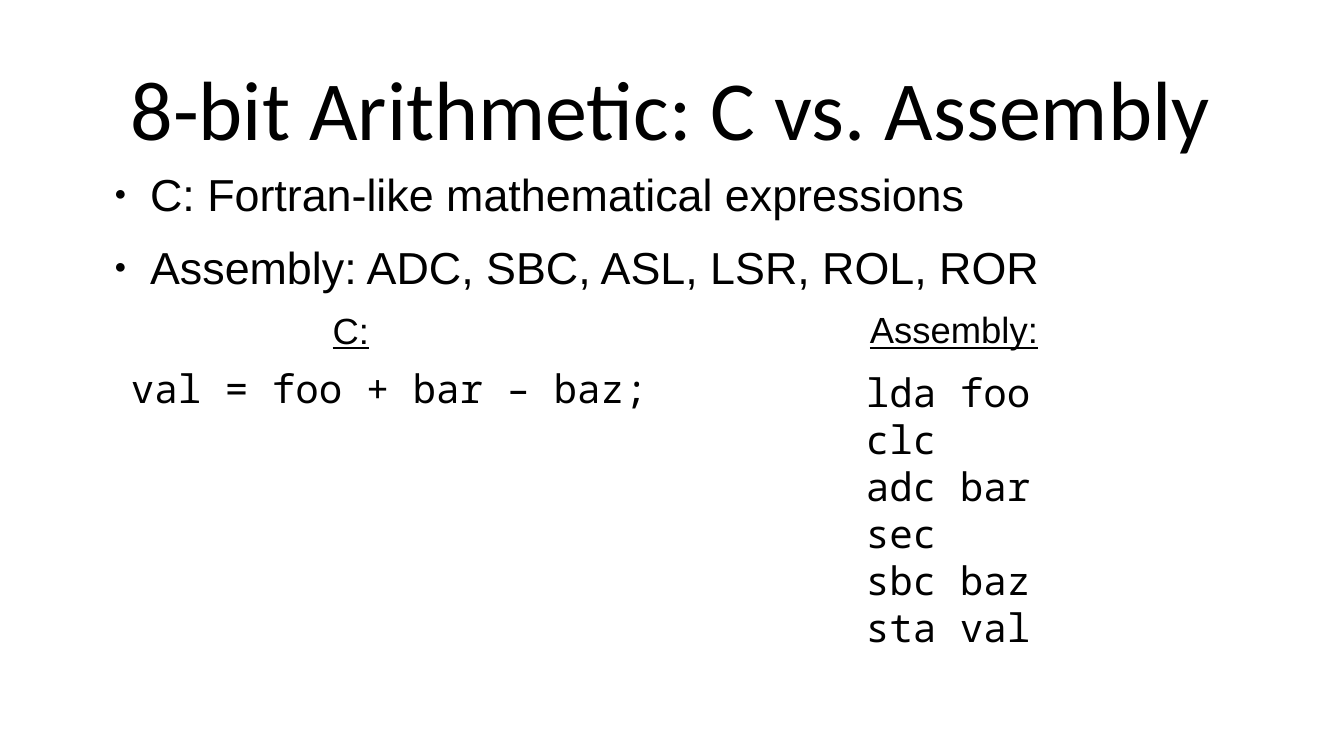
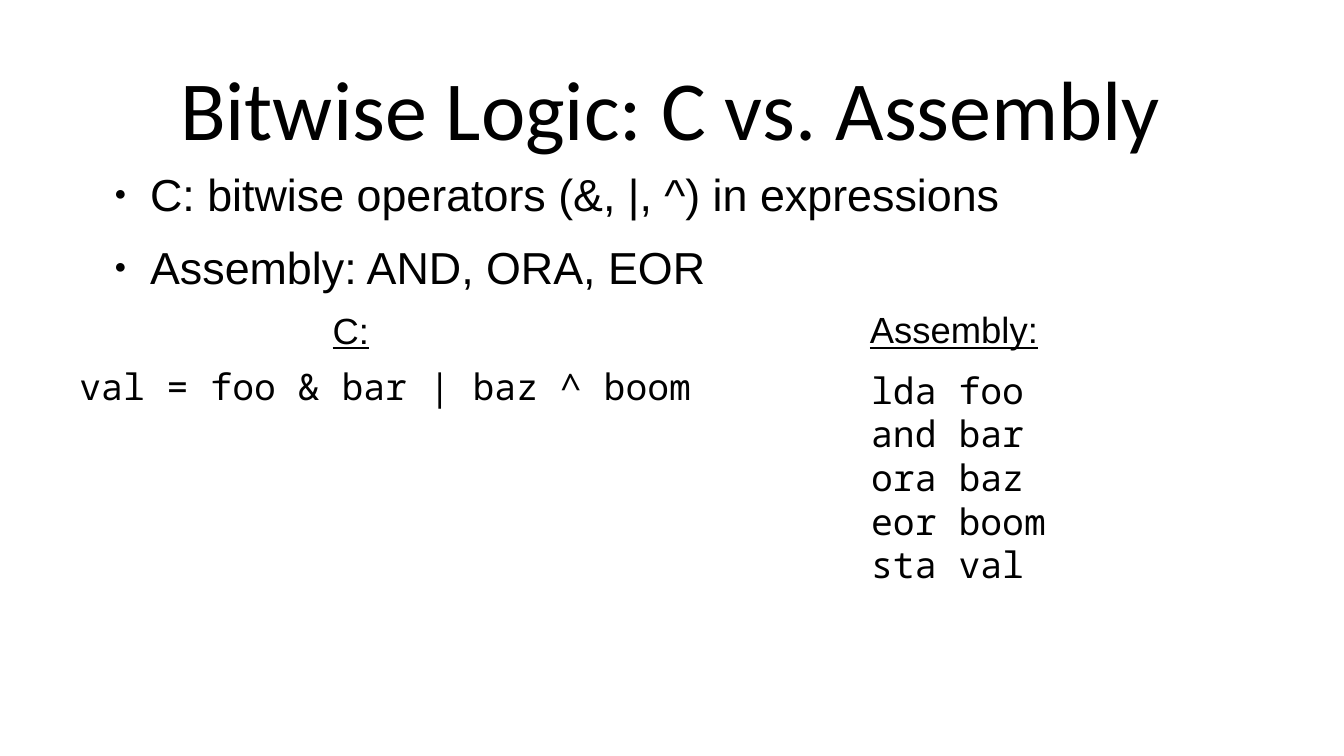
Before and after one commit to SlithyMatt/x16-assembly-tutorial, a slide deck: slide 12 of Lesson4/Lesson4.odp (slide 7 before the commit). Drawn at 1344x756 pixels with LibreOffice and Linux fonts; fonts in the diff are those of the drawing. Boxes give left, top, right and bottom in pixels: in the first picture for what was removed or moved away, otherwise in the second. Text is boxed around its words. In the diff, an @@ line names an element or a change of style, - is before the commit and + after.

```diff
--- a/Lesson4/Lesson4.odp
+++ b/Lesson4/Lesson4.odp
@@ title at (x1=180, y1=81, x2=1159, y2=155): text changed @@
-8-bit Arithmetic: C vs. Assembly
+Bitwise Logic: C vs. Assembly
@@ text at (x1=150, y1=178, x2=999, y2=293): text changed @@
-● C: Fortran-like mathematical expressions
-● Assembly: ADC, SBC, ASL, LSR, ROL, ROR
+● C: bitwise operators (&, |, ^) in expressions
+● Assembly: AND, ORA, EOR
@@ text at (x1=79, y1=372, x2=691, y2=401): text changed; size 28 to 26 pt @@
-val = foo + bar – baz;
+val = foo & bar | baz ^ boom
@@ text at (x1=871, y1=376, x2=1025, y2=579): size 28 to 26 pt in "lda foo", "sta val" @@
@@ text at (x1=871, y1=419, x2=1046, y2=536): text changed; size 28 to 26 pt @@
-clc
-adc bar
-sec
-sbc baz
+and bar
+ora baz
+eor boom
```
Also in this commit, not shown: 10 slides added, 9 slides removed.
